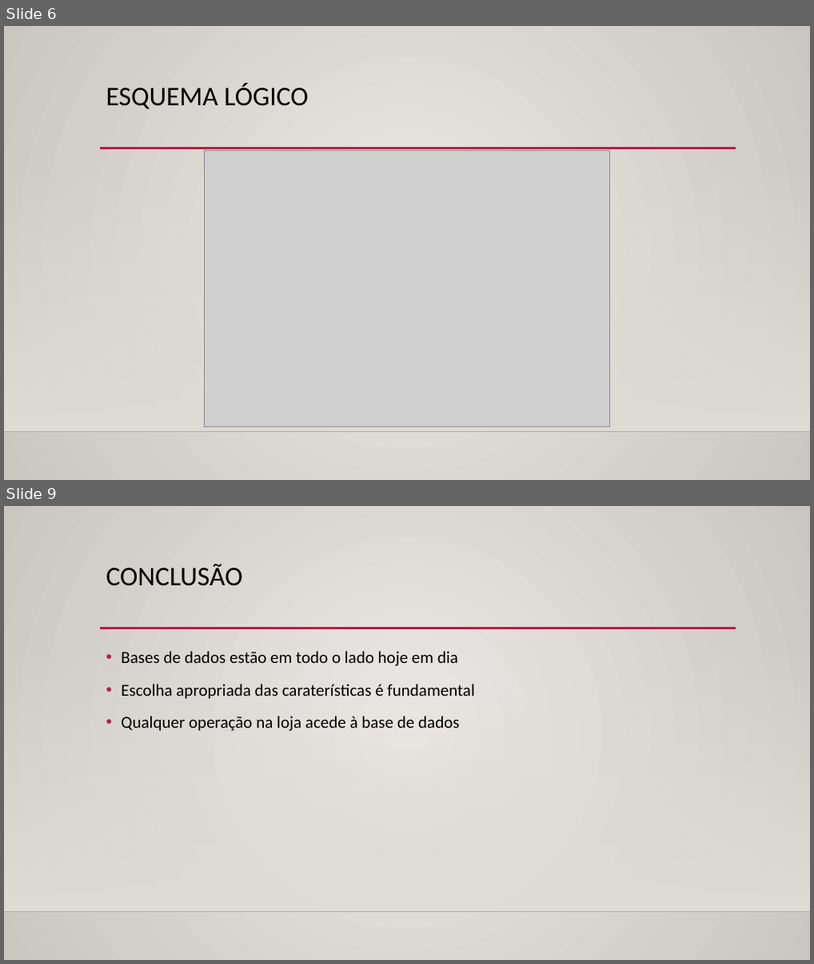
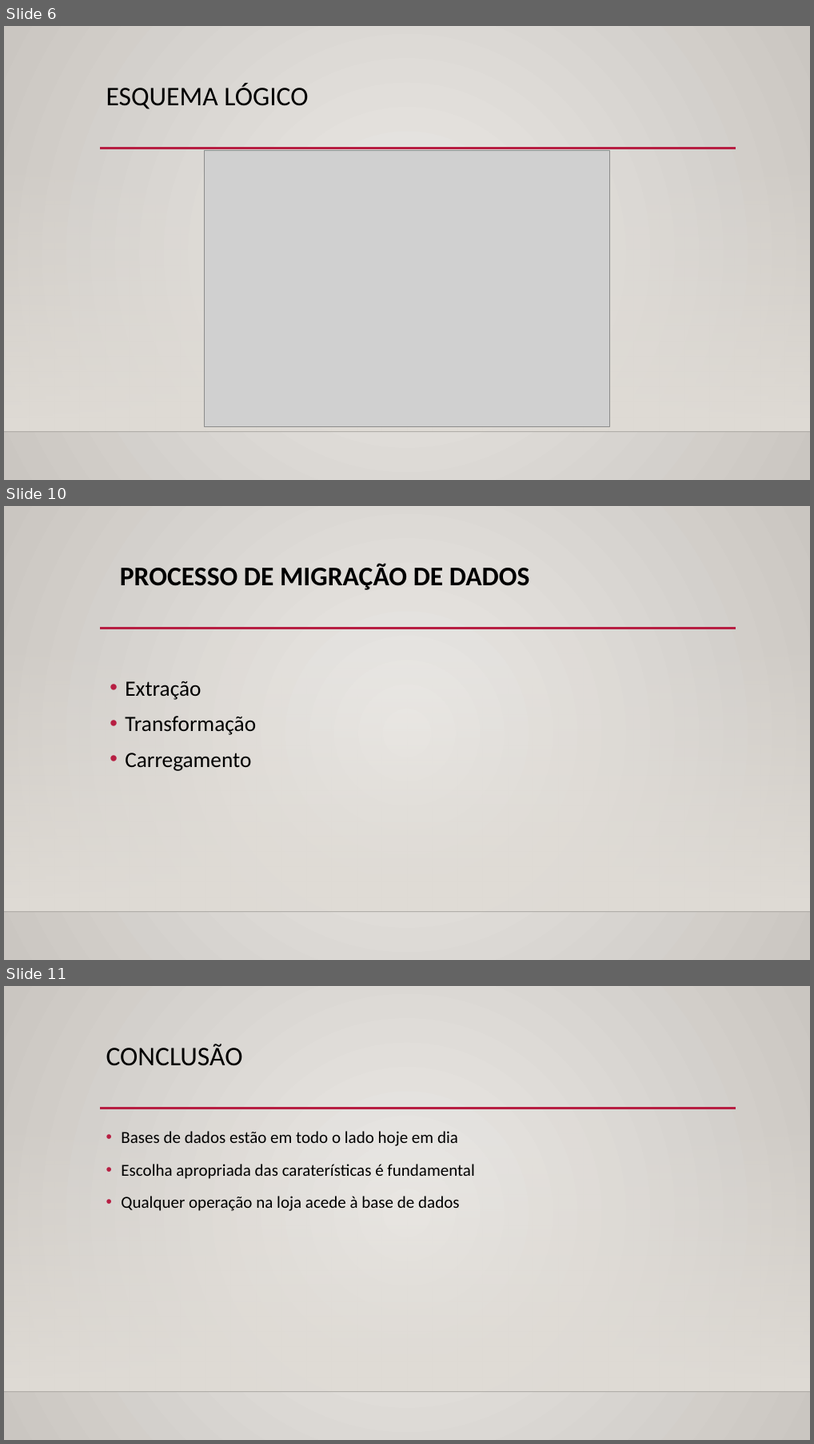
Before and after one commit to PedroCapa/BD, a slide deck: Apresentação BD.pptx. Shown one above the other, each under a label of ours: slides 6 and 9 before the commit, slides 6, 10 and 11 after it; the slides between them are not shown. The pictures are 814x964 and 814x1444 pixels, drawn with LibreOffice and Linux fonts; fonts in the diff are those of the drawing; grey boxes stand for pictures; background and template pictures are left out. Boxes give left, top, right and bottom in pixels: in the first picture for what was removed or moved away, otherwise in the second. Text is boxed around its words. In the diff, an @@ line names an element or a change of style, - is before the commit and + after.

```diff
--- a/Apresentação BD.pptx
+++ b/Apresentação BD.pptx
@@ slide 10 added at (4,506,810,960), background gradient #ECEAE7 to #CAC7C1; not listed: 3 template elements that a slide beside it also shows @@
@@ title added at (120,563,530,590), 32 pt, text #000000, bold @@
+PROCESSO DE MIGRAÇÃO DE DADOS
@@ text added at (125,681,256,771), 26 pt, text #000000 @@
+  • Extração
+  • Transformação
+  • Carregamento
@@ what was slide 9 is now slide 11 @@
```
Also in this commit, not shown: 6 slides changed, 1 other slide added, 1 other file.
